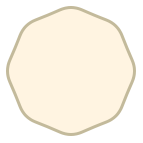
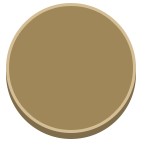
Two versions of the same layered image (143 × 143). Layer-by-layer changes:
added group "3.0" with 9 layers above "2.0 no outline" over [6, 3, 136, 138]
added layer "1" (1st of 3, in "3.0") in group "3.0" over [6, 3, 136, 133]
hid group "2.0" (11 layers) over [6, 3, 136, 138]
renamed "Polygon 5" to "7", hid it, painted on it over [6, 6, 136, 136]
